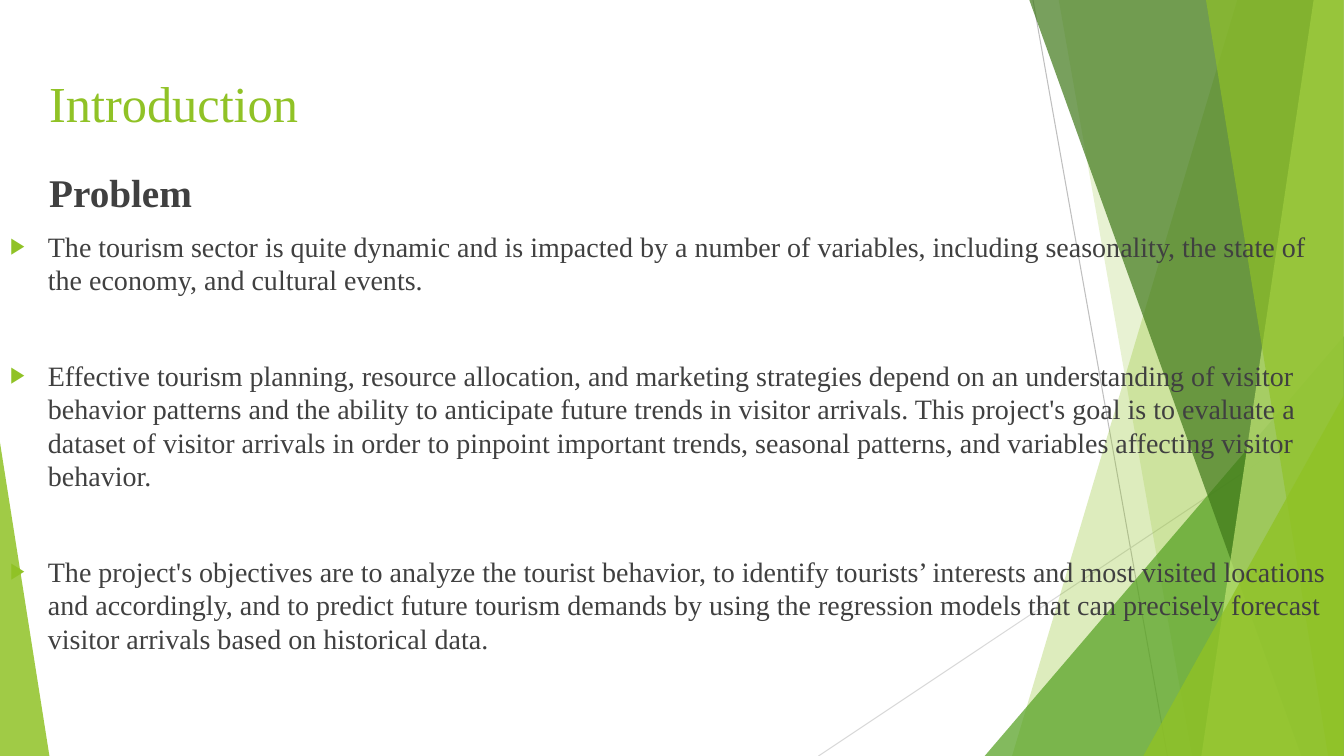
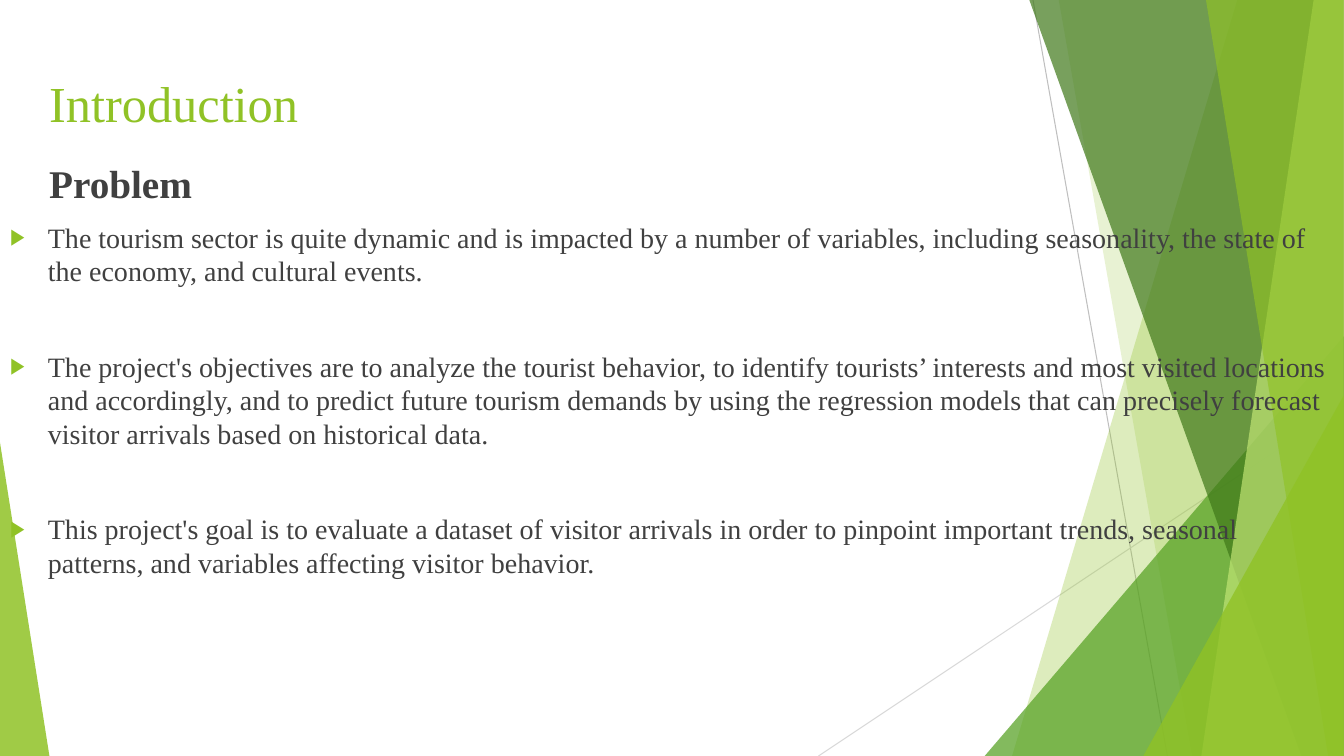
Before and after one commit to saisumanth1401/Tourist-Behaviour-Analysis, a slide deck: slide 3 of Documentation/Tourist-Behaviour-Analysis.pptx. Drawn at 1344x756 pixels with LibreOffice and Linux fonts; fonts in the diff are those of the drawing. Boxes give left, top, right and bottom in pixels: in the first picture for what was removed or moved away, otherwise in the second. Text is boxed around its words. In the diff, an @@ line names an element or a change of style, - is before the commit and + after.

```diff
--- a/Documentation/Tourist-Behaviour-Analysis.pptx
+++ b/Documentation/Tourist-Behaviour-Analysis.pptx
@@ text "Problem": place and size @@
-text "Problem" at (48,180,1325,650)
+text "Problem" at (48,171,1325,578)
@@ text at (48,364,1294,487): paragraph removed @@
-▶ Effective tourism planning, resource allocation, and marketing strategies depend on an understanding of visitor behavior patterns and the ability to anticipate future trends in visitor arrivals. This project's goal is to evaluate a dataset of visitor arrivals in order to pinpoint important trends, seasonal patterns, and variables affecting visitor behavior.
@@ text at (48,518,1237,578): paragraph added @@
+▶ This project's goal is to evaluate a dataset of visitor arrivals in order to pinpoint important trends, seasonal patterns, and variables affecting visitor behavior.
```
Also in this commit, not shown: 9 other slides changed, 2 slides added, 9 slides removed.
